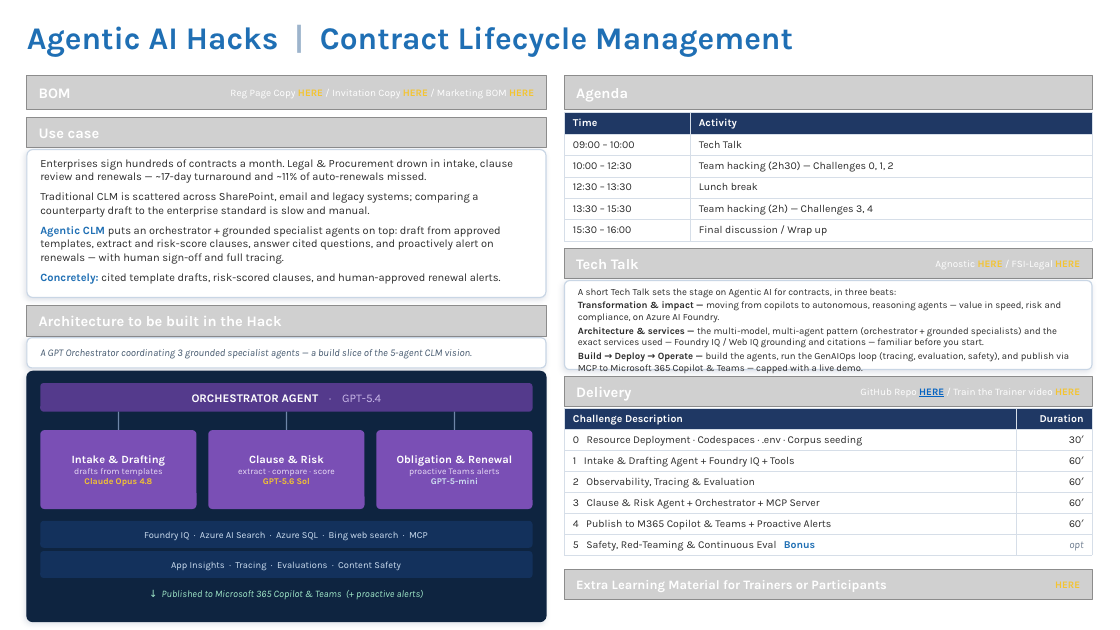
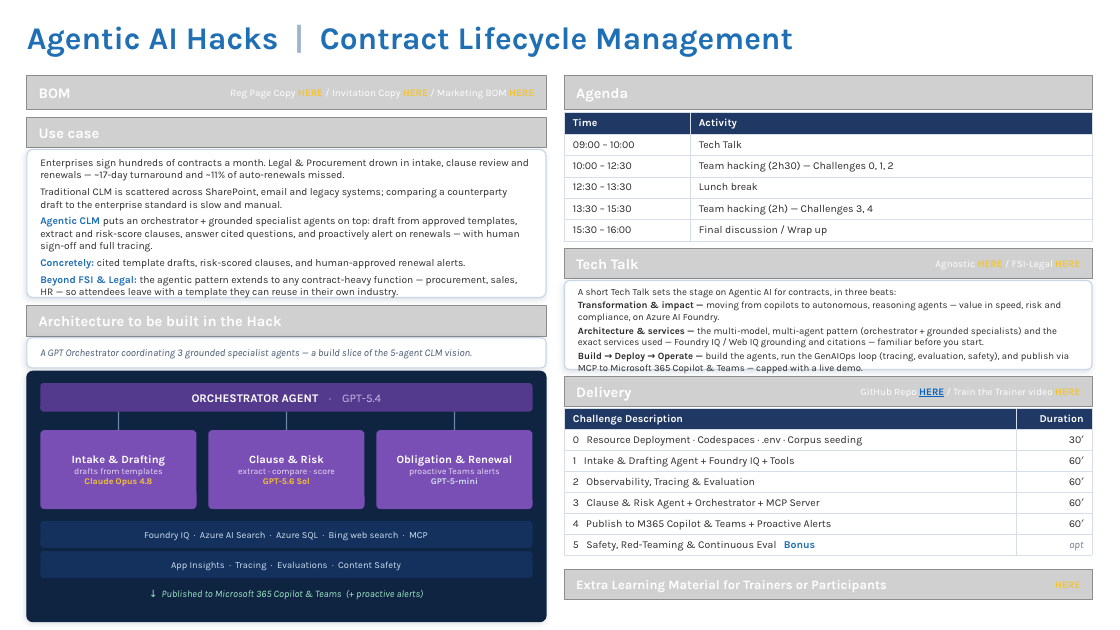
Before and after one commit to microsoft/MicroHack, a slide deck: slide 1 of 03-Azure/01-04-AI/04_Agentic_Contract_Lifecycle_Management/docs/marketing/CLM-Microhack-BOM.pptx. Drawn at 1120x630 pixels with LibreOffice and Linux fonts; fonts in the diff are those of the drawing; grey boxes stand for pictures; background and template pictures are left out. Boxes give left, top, right and bottom in pixels: in the first picture for what was removed or moved away, otherwise in the second. Text is boxed around its words. In the diff, an @@ line names an element or a change of style, - is before the commit and + after.

```diff
--- a/03-Azure/01-04-AI/04_Agentic_Contract_Lifecycle_Management/docs/marketing/CLM-Microhack-BOM.pptx
+++ b/03-Azure/01-04-AI/04_Agentic_Contract_Lifecycle_Management/docs/marketing/CLM-Microhack-BOM.pptx
@@ text at bbox=[40, 159, 529, 269]: size 9.5 to 8.8 pt in "Enterprises sign hundreds of contracts a month. ...", "Traditional CLM is scattered across SharePoint, email ...", "Agentic CLM puts an orchestrator + grounded ...", "Concretely: cited template drafts, risk-scored clauses, and ..."; less space between paragraphs; more space between paragraphs @@
@@ text at bbox=[40, 276, 518, 298]: paragraph added @@
+Beyond FSI & Legal: the agentic pattern extends to any contract-heavy function — procurement, sales, HR — so attendees leave with a template they can reuse in their own industry.
```
